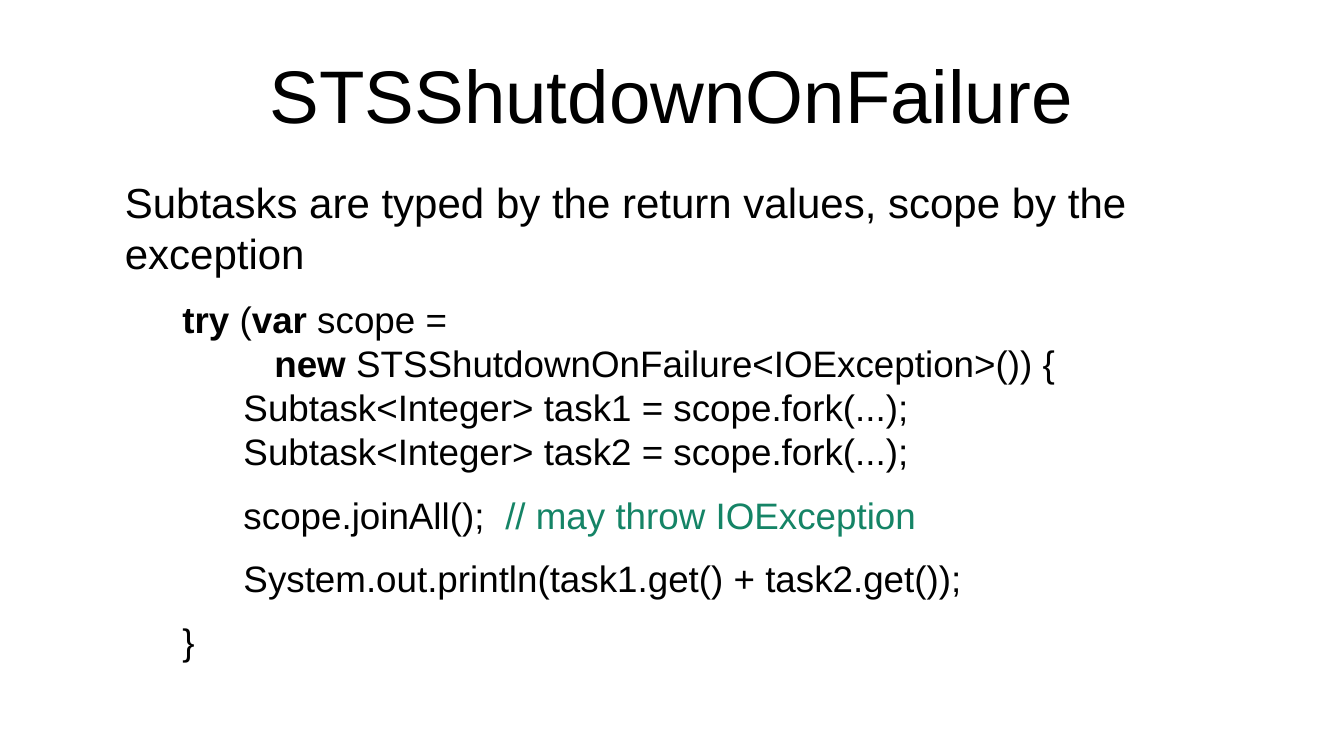
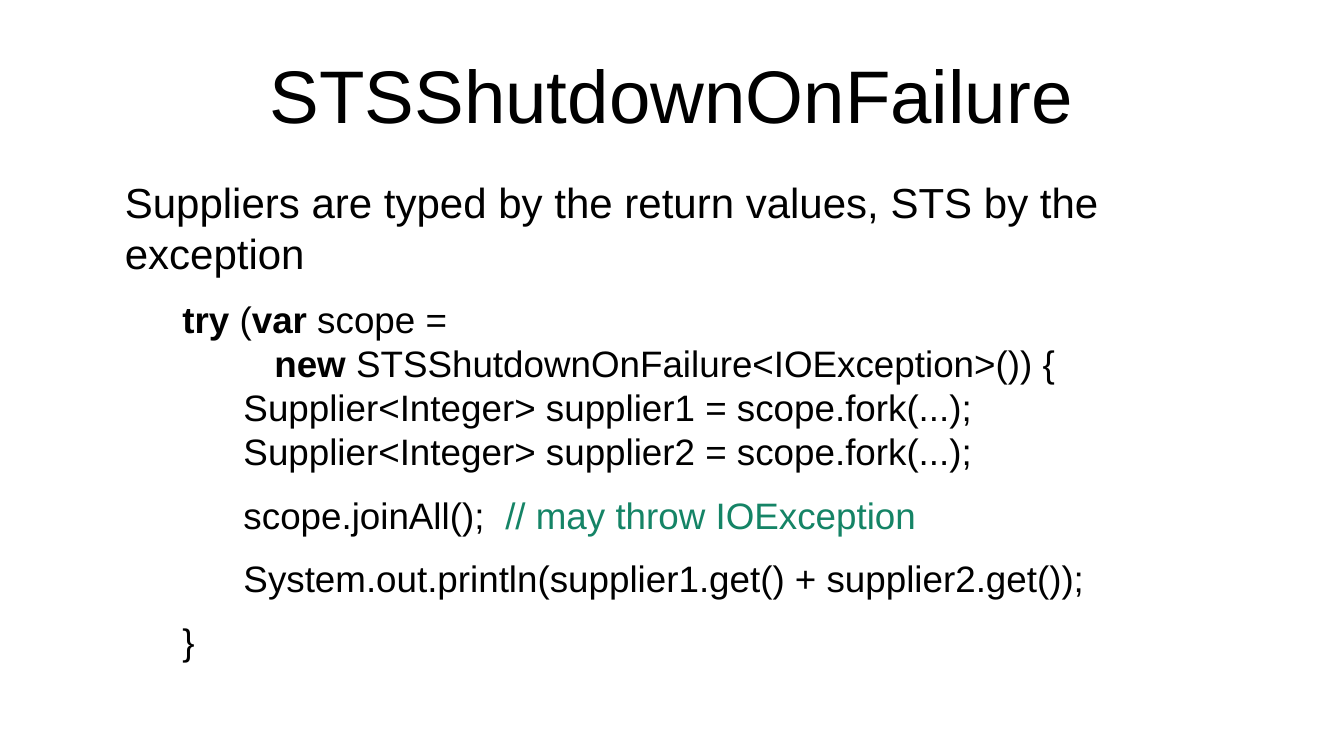
Before and after one commit to forax/loom-fiber, a slide deck: slide 33 of scoop about scopes.odp. Drawn at 1344x756 pixels with LibreOffice and Linux fonts; fonts in the diff are those of the drawing. Boxes give left, top, right and bottom in pixels: in the first picture for what was removed or moved away, otherwise in the second. Text is boxed around its words. In the diff, an @@ line names an element or a change of style, - is before the commit and + after.

Commit message:
update presentation

```diff
--- a/scoop about scopes.odp
+++ b/scoop about scopes.odp
@@ text at [125, 187, 1098, 473]: text changed @@
-Subtasks are typed by the return values, scope by the exception
-  try (var scope =
-  new STSShutdownOnFailure<IOException>()) {
-  Subtask<Integer> task1 = scope.fork(...);
-  Subtask<Integer> task2 = scope.fork(...);
+Suppliers are typed by the return values, STS by the exception
+  try (var scope =
+  new STSShutdownOnFailure<IOException>()) {
+  Supplier<Integer> supplier1 = scope.fork(...);
+  Supplier<Integer> supplier2 = scope.fork(...);
@@ text at [243, 565, 1084, 599]: text changed @@
-  System.out.println(task1.get() + task2.get());
+  System.out.println(supplier1.get() + supplier2.get());
```
Also in this commit, not shown: 4 other slides changed, 1 other file.
